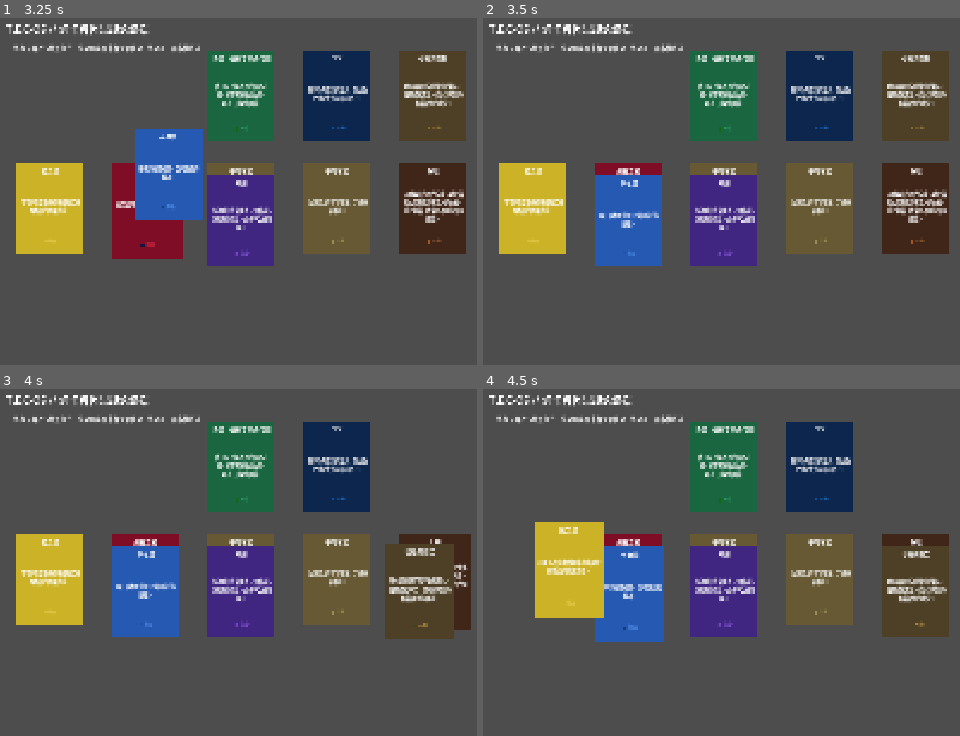
Above: before the commit, frames 1-4 (two rows, left to right).
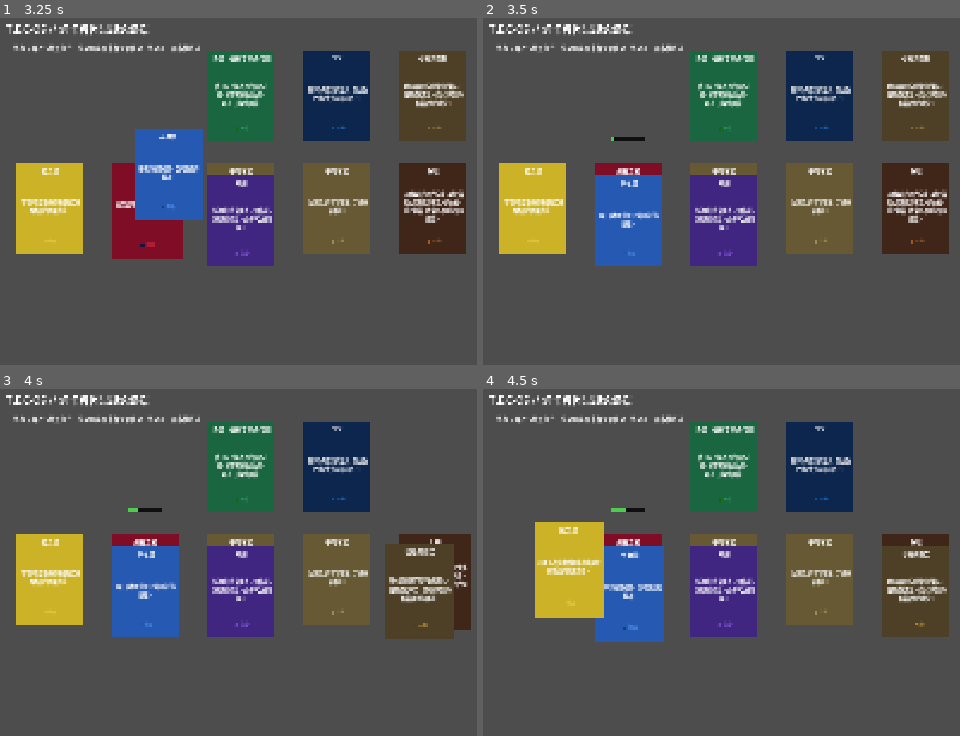
Above: after the commit, the same moments.

Repository: ChrisUtada/tec3g
Game: Godot game, scene res://main.tscn
The game is run twice, just before and just after one commit, with the same random seed, the same clock (stepped at 60 frames per second) and the same inputs.
Inputs (mouse positions are in pixels of both pictures, inside the frame that each line leads up to):
- Up to frame 1 (3.25 s): tap Enter at 0.5 s; drag from (47, 97) to (453, 142) at 0.52 s; drag from (147, 97) to (333, 330) at 1.27 s; move the mouse to (243, 97) at 2.02 s; click (243, 97) at 2.17 s; tap Space at 2.75 s; drag from (338, 97) to (133, 174) at 2.77 s
- Up to frame 2 (3.5 s): no input
- Up to frame 3 (4 s): drag from (434, 468) to (414, 614) at 3.52 s
- Up to frame 4 (4.5 s): drag from (530, 579) to (735, 500) at 4.27 s

Frame 1 is identical in both runs. In frame 2, less than 0.1% of the frame differs, in the area x 26-34%, y 34-36%; in frame 3, less than 0.1%; in frame 4, less than 0.1%.
Error before the commit: Invalid assignment of property or key 'target_cards' with value of type 'Array' on a base object of type 'Resource (StackRecipe)'. (res://autoload/recipe_regis…

Commit message:
fix: typed Array[CardData] param for _recipe

Diff:
--- a/autoload/recipe_registry.gd
+++ b/autoload/recipe_registry.gd
@@ -4,10 +4,10 @@
 
 func _ready():
 	_register("ITEM_sdt", [
-		_recipe([preload("res://resources/cards/LOGIC_observe.tres")], preload("res://resources/cards/ITEM_peek_truth.tres"), 1, 2, 1.0, 0, "窥视真相"),
-		_recipe([preload("res://resources/cards/LOGIC_observe.tres")], preload("res://resources/cards/ITEM_coin.tres"), 1, 3, 0.4, 0, "因果律之币"),
-		_recipe([preload("res://resources/cards/ITEM_coin.tres")], preload("res://resources/cards/ITEM_plant.tres"), 1, 1, 1.0, 1, "种出植物"),
-		_recipe([preload("res://resources/cards/ITEM_peek_truth.tres")], preload("res://resources/cards/ITEM_corrupted_sample.tres"), 1, 1, 1.0, 1, "腐化"),
+		_recipe([preload("res://resources/cards/LOGIC_observe.tres")] as Array[CardData], preload("res://resources/cards/ITEM_peek_truth.tres"), 1, 2, 1.0, 0, "窥视真相"),
+		_recipe([preload("res://resources/cards/LOGIC_observe.tres")] as Array[CardData], preload("res://resources/cards/ITEM_coin.tres"), 1, 3, 0.4, 0, "因果律之币"),
+		_recipe([preload("res://resources/cards/ITEM_coin.tres")] as Array[CardData], preload("res://resources/cards/ITEM_plant.tres"), 1, 1, 1.0, 1, "种出植物"),
+		_recipe([preload("res://resources/cards/ITEM_peek_truth.tres")] as Array[CardData], preload("res://resources/cards/ITEM_corrupted_sample.tres"), 1, 1, 1.0, 1, "腐化"),
 	])
 
 func get_recipes(card_id: String) -> Array:
@@ -16,9 +16,9 @@
 func _register(card_id: String, recipes: Array) -> void:
 	_recipes[card_id] = recipes
 
-static func _recipe(targets: Array, result: CardData, min_c: int, max_c: int, w: float, drops: int, label: String) -> StackRecipe:
+static func _recipe(targets: Array[CardData], result: CardData, min_c: int, max_c: int, w: float, drops: int, label: String) -> StackRecipe:
 	var r = StackRecipe.new()
-	r.target_cards = targets as Array[CardData]
+	r.target_cards = targets
 	r.result_card = result
 	r.min_count = min_c
 	r.max_count = max_c
Not shown, added: docs/配方与探索配置手册.md
